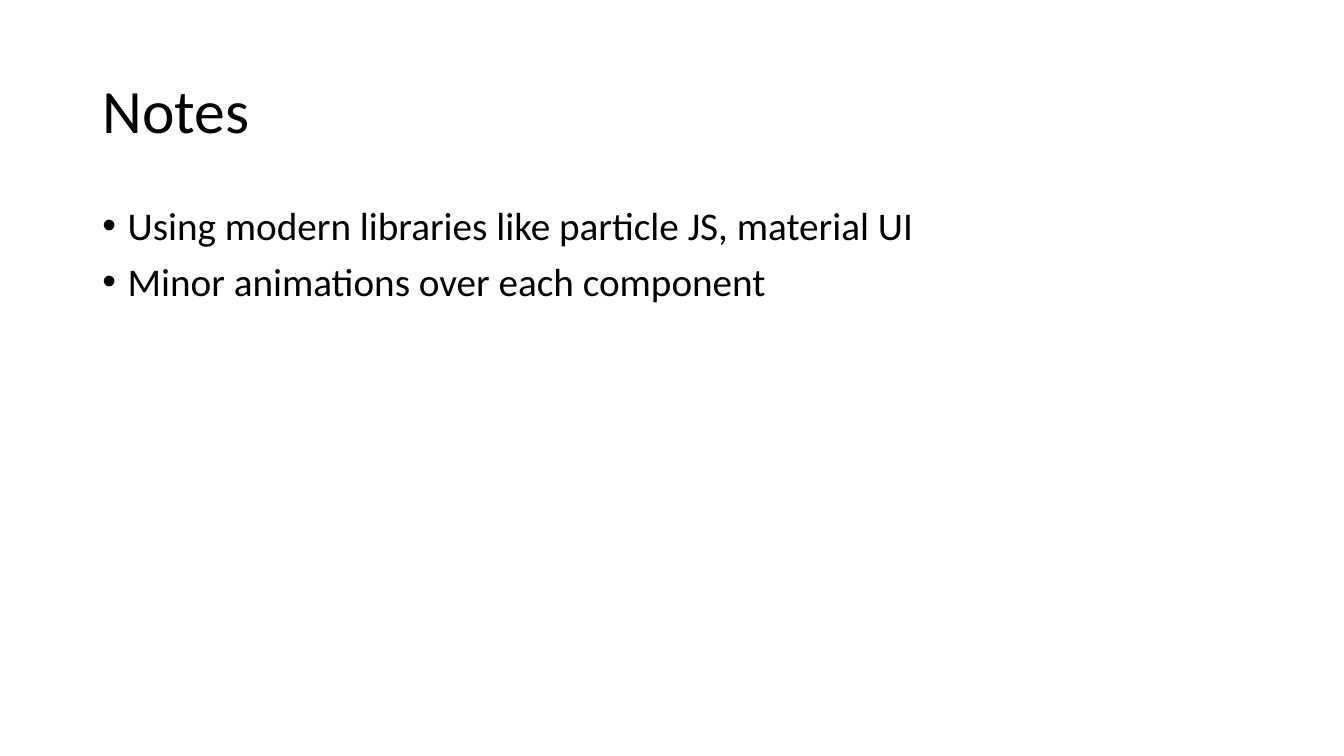
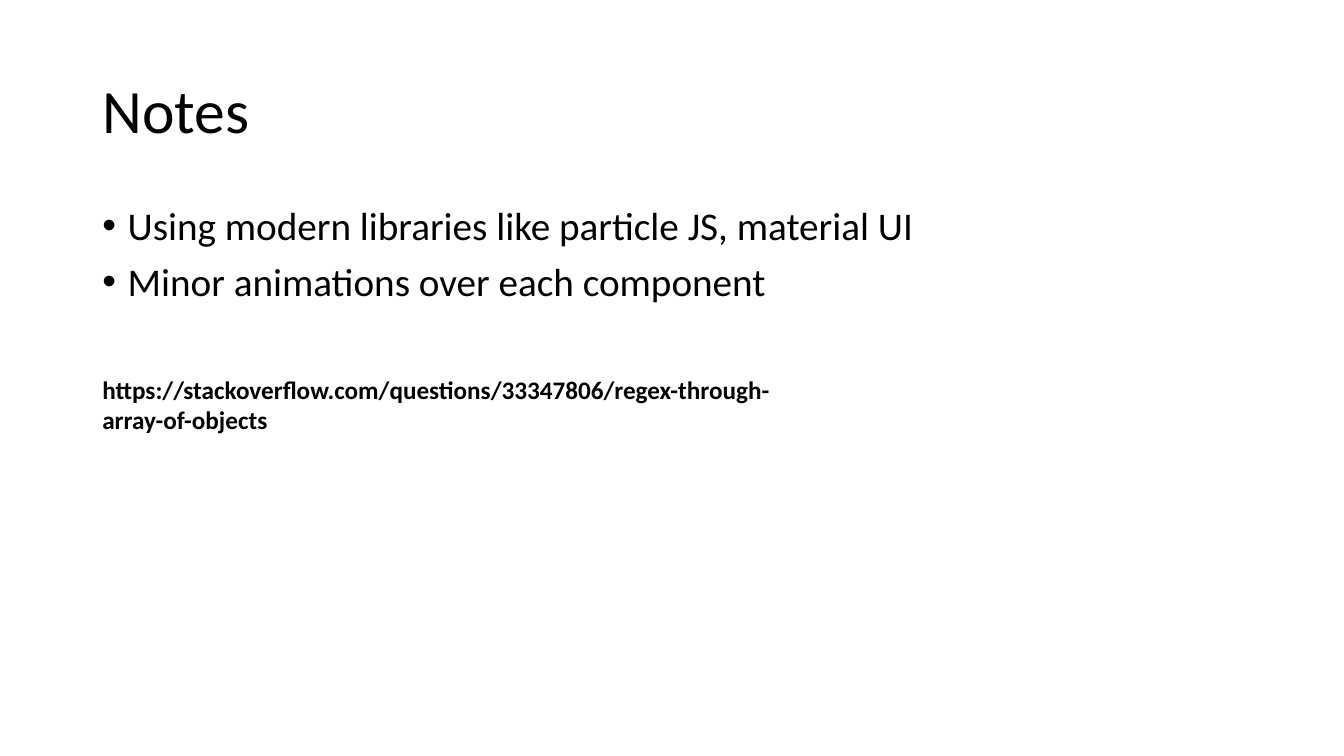
Before and after one commit to Gau232/My_personal_projects, a slide deck: slide 5 of Java_Script/03_music_player/music_player_ns.pptx. Drawn at 1344x756 pixels with LibreOffice and Linux fonts; fonts in the diff are those of the drawing. Boxes give left, top, right and bottom in pixels: in the first picture for what was removed or moved away, otherwise in the second. Text is boxed around its words. In the diff, an @@ line names an element or a change of style, - is before the commit and + after.

```diff
--- a/Java_Script/03_music_player/music_player_ns.pptx
+++ b/Java_Script/03_music_player/music_player_ns.pptx
@@ text added at (102,381,769,434), 18 pt, text #000000, bold @@
+https://stackoverflow.com/questions/33347806/regex-through-array-of-objects
```
Also in this commit, not shown: 1 other slide changed, 6 slides added, 33 other files.
